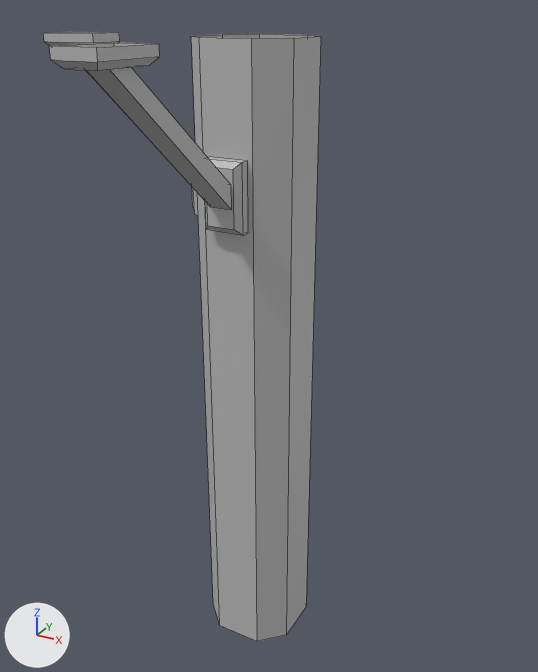
Two versions of the FBX model Project/RogueLike-SmoothBrain/Assets/SampleSceneAssets/Art/Meshs/MERCHANT ROOM/ROOM/MESH_BeamSupportCorner.fbx, one commit apart.
Before and after are seen from a 50 mm lens placed at (0.0162, -0.0284, 0.031), pointed at (0.0003, 0.0006, 0.0165). The axes (+X, +Y, +Z) are drawn at lower left. The lights are the same throughout. Mesh edges are drawn as thin lines. Where no turn or scale is listed for an object, it has been applied to the vertices.

Names of what the first picture shows: 'MESH_BeamSupportCorner'.
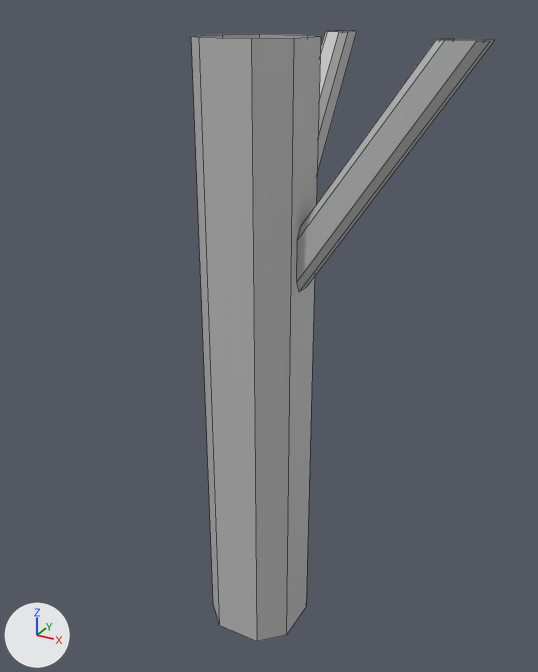
The change in detail:
me_mesh is used by ob_mesh_beamsupportcorner; location (0.0, 0.0, 0.0).
me_mesh had 80 vertices, 52 faces and spanned x -0.0108..0.0024, y -0.0108..0.0024, z 0.0..0.03.
me_mesh now has 48 vertices, 24 faces and spans x -0.0024..0.0096, y -0.0024..0.0096, z 0.0..0.03.
me_mesh part 1: a new loose piece of 16 vertices spanning x 0.0024..0.0096, y -0.0007..0.0007, z 0.0195..0.03, in mat_mat_beamsupportcorner (grey #bcbcbc).
me_mesh part 2: a new loose piece of 16 vertices spanning x -0.0007..0.0007, y 0.0024..0.0096, z 0.0195..0.03, in mat_mat_beamsupportcorner (grey #bcbcbc).
me_mesh part 3: 6 loose pieces with 64 vertices, spanning x -0.0108..0.0009, y -0.0108..0.0009, z 0.0225..0.03, are deleted.

Location of each change, [x1, y1, x2, y2] in pixels of the pictures (538 x 672 px):
'MESH_BeamSupportCorner', reshaped (9% wider)
    before: [43, 32, 321, 641]
    after: [191, 30, 495, 641]
part 1 of me_mesh, added
    after: [297, 39, 495, 292]
part 2 of me_mesh, added
    after: [317, 30, 357, 173]
part 3 of me_mesh, deleted
    before: [43, 32, 248, 235]
